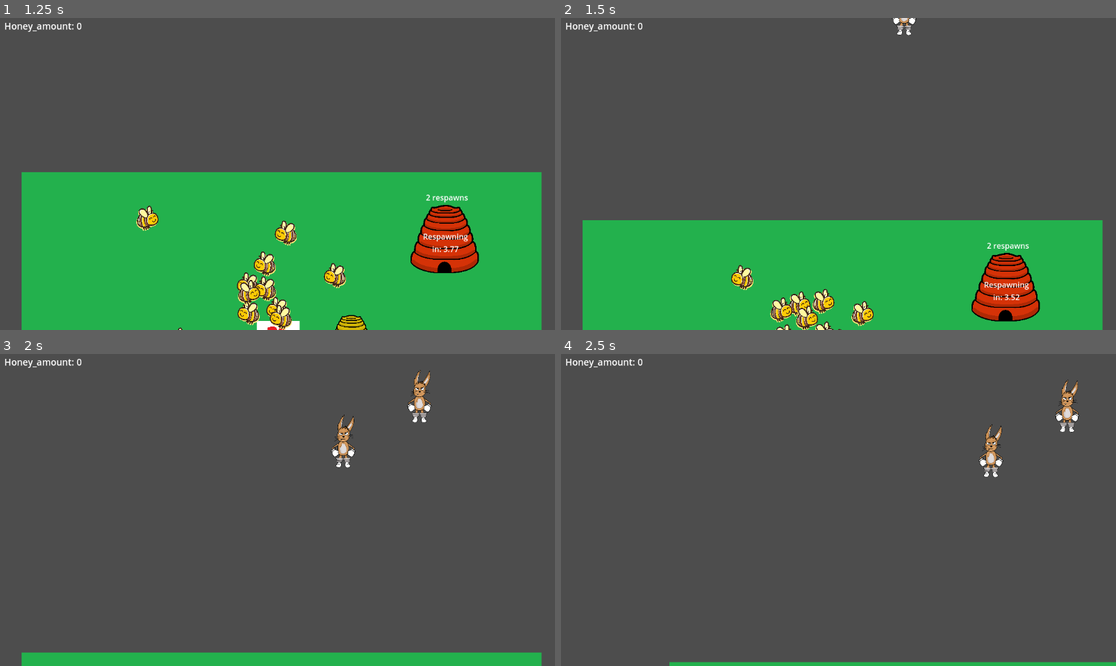
Above: before the commit, frames 1-4 (two rows, left to right).
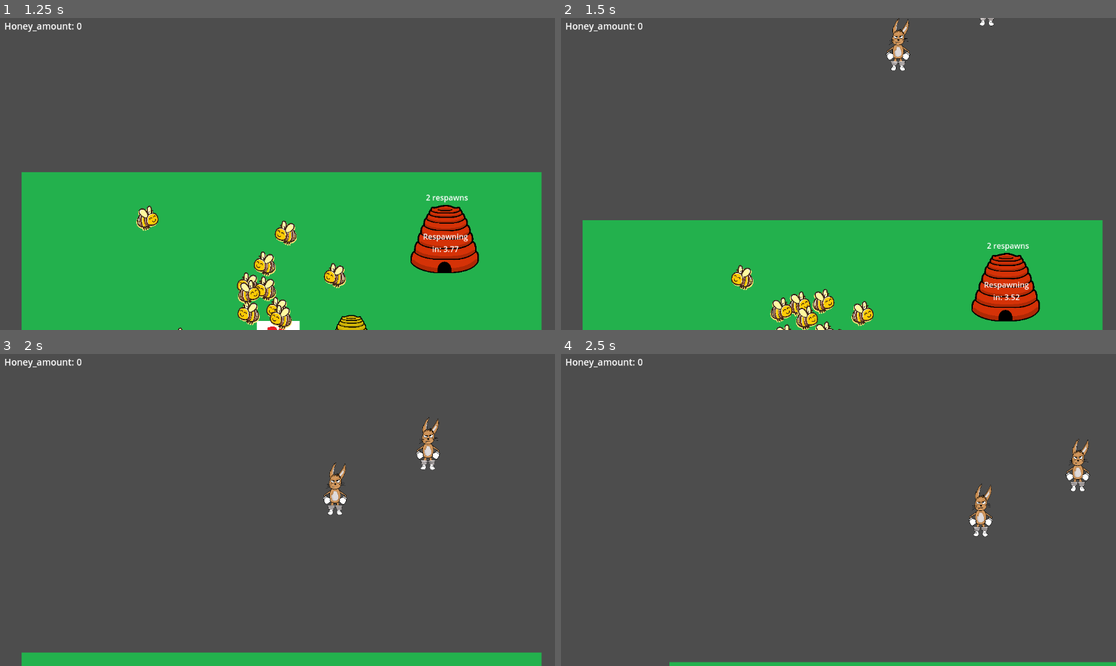
Above: after the commit, the same moments.

Repository: jam53/GMTK-Gamejam-2024
Game: Godot game, scene res://scenes/lawn.tscn
Same seed, same stepped clock (60 frames per second), same inputs: the game is played once before the commit and once after it.
Inputs (mouse positions are in pixels of both pictures, inside the frame that each line leads up to):
- Up to frame 1 (1.25 s): move the mouse to (249, 236) at 0.52 s; press the mouse at (249, 236) at 0.53 s; hold W (up) from 0.53 s (still down)
- Up to frame 2 (1.5 s): keep holding W (up); move the mouse to (1005, 220) at 1.27 s; release the mouse at (1005, 220) at 1.28 s; tap Z (disable_follow) at 1.35 s
- Up to frame 3 (2 s): keep holding W (up)
- Up to frame 4 (2.5 s): move the mouse to (672, 463) at 2.02 s; release W (up) at 2.03 s; press the mouse at (672, 463) at 2.03 s; hold A (left) from 2.03 s (still down)

Frame 1 is identical in both runs. In frame 2, 0.5% of the frame differs, in the area x 58-78%, y 0-17%; in frame 3, 1.4%, in the area x 58-80%, y 5-52%; in frame 4, 1.4%.
Error before the commit: Parse Error: Cannot find member "BEE" in base "enums.gd.BeeType". (res://scripts/enemy.gd:75)

Commit message:
fixed merge issues

Diff:
--- a/scenes/lawn.tscn
+++ b/scenes/lawn.tscn
@@ -1,17 +1,16 @@
-[gd_scene load_steps=11 format=3 uid="uid://b5pf8x68dp2u6"]
+[gd_scene load_steps=12 format=3 uid="uid://b5pf8x68dp2u6"]
 
 [ext_resource type="Texture2D" uid="uid://binims7yi7qeu" path="res://assets/sprites/Grass.jpg" id="1_vh6ib"]
 [ext_resource type="Script" path="res://scripts/player.gd" id="2_j2s3r"]
 [ext_resource type="PackedScene" uid="uid://cod0dvo24bwsr" path="res://scenes/hive.tscn" id="2_qycfm"]
-[ext_resource type="PackedScene" uid="uid://b1ykum5n2wew4" path="res://scenes/flower_spawner.tscn" id="3_amc8p"]
+[ext_resource type="PackedScene" uid="uid://dn54re6imlidr" path="res://scenes/spawner.tscn" id="3_amc8p"]
 [ext_resource type="PackedScene" uid="uid://n1qqy2sb7vrr" path="res://scenes/attackers_hive.tscn" id="4_c0gor"]
-[ext_resource type="PackedScene" uid="uid://dn54re6imlidr" path="res://scenes/spawner.tscn" id="3_amc8p"]
 [ext_resource type="Script" path="res://scripts/enemy_spawner.gd" id="4_yw1nr"]
 [ext_resource type="PackedScene" uid="uid://bmq34gkbityqd" path="res://scenes/ui/object_placer.tscn" id="5_6hlqp"]
 [ext_resource type="PackedScene" uid="uid://bhysoj6yo0m6t" path="res://scenes/enemy_bear.tscn" id="5_h78oq"]
 [ext_resource type="PackedScene" uid="uid://dei8n40gtxqsw" path="res://scenes/enemy_rabbit.tscn" id="8_lk0uv"]
 [ext_resource type="PackedScene" uid="uid://dkaw854ax1oes" path="res://scenes/basic_flower.tscn" id="8_ub6ku"]
-[ext_resource type="PackedScene" uid="uid://dply1skjqut7x" path="res://scenes/bee.tscn" id="8_v2b88"]
+[ext_resource type="PackedScene" uid="uid://dply1skjqut7x" path="res://scenes/attacker.tscn" id="8_v2b88"]
 
 [node name="Lawn" type="Node2D"]
 
--- a/scripts/enemy.gd
+++ b/scripts/enemy.gd
@@ -72,7 +72,7 @@
 		find_closest_flower()
 
 func _on_body_entered(body):
-	if body is BoidComponent and body.beetype == Enums.BeeType.BEE:
+	if body is BoidComponent and body.beetype == Enums.BeeType.ATTACKER:
 		if not is_being_freed:
 			current_hp -= 1
 			if showHealtbar:
